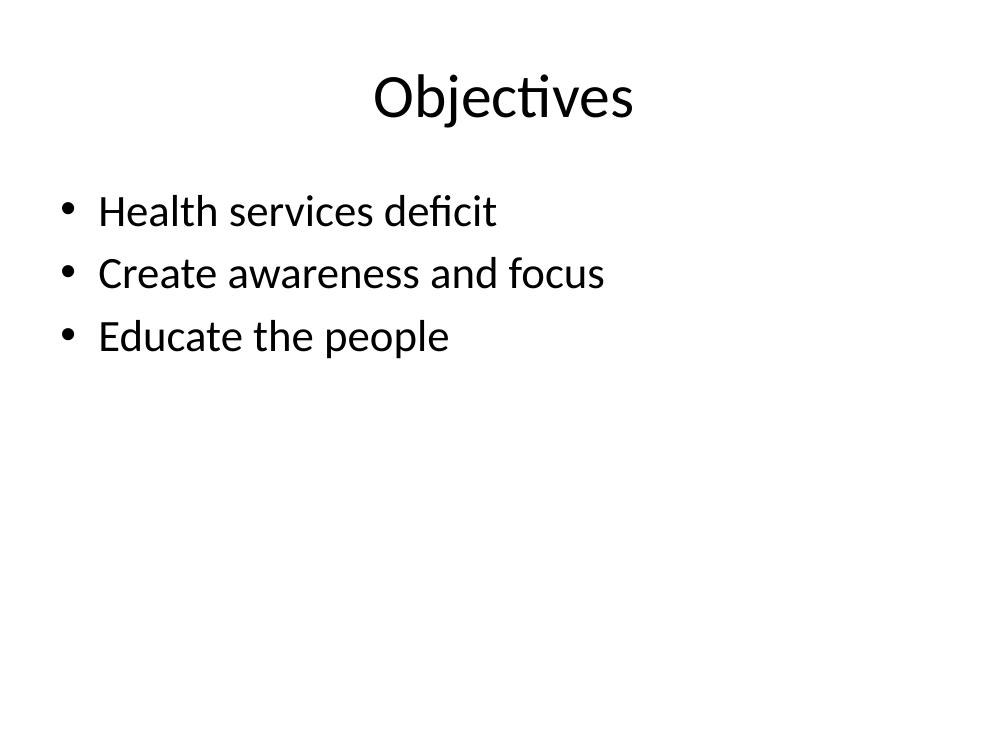
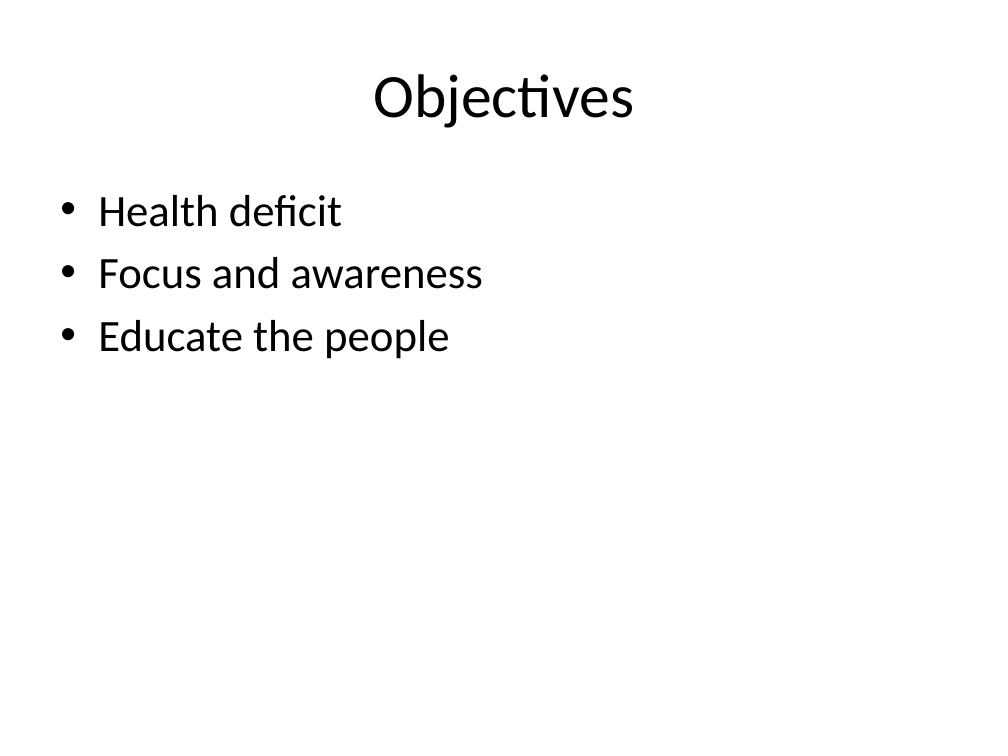
Before and after one commit to saravananselvamani/heathavailability, a slide deck: slide 2 of public/hackathon.pptx. Drawn at 1008x756 pixels with LibreOffice and Linux fonts; fonts in the diff are those of the drawing. Boxes give left, top, right and bottom in pixels: in the first picture for what was removed or moved away, otherwise in the second. Text is boxed around its words. In the diff, an @@ line names an element or a change of style, - is before the commit and + after.

```diff
--- a/public/hackathon.pptx
+++ b/public/hackathon.pptx
@@ text at (x1=98, y1=195, x2=483, y2=289): text changed @@
-• Health services deficit
-• Create awareness and focus
+• Health deficit
+• Focus and awareness
```
Also in this commit, not shown: 3 other slides changed, 4 slides added, 3 slides removed.
